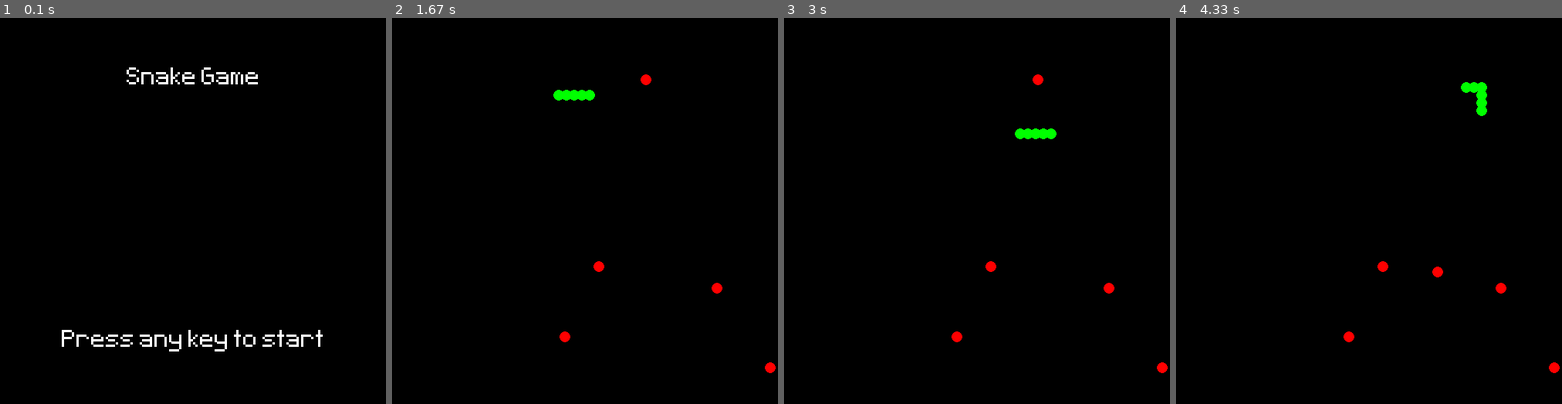
Above: before the commit, frames 1-4 (left to right).
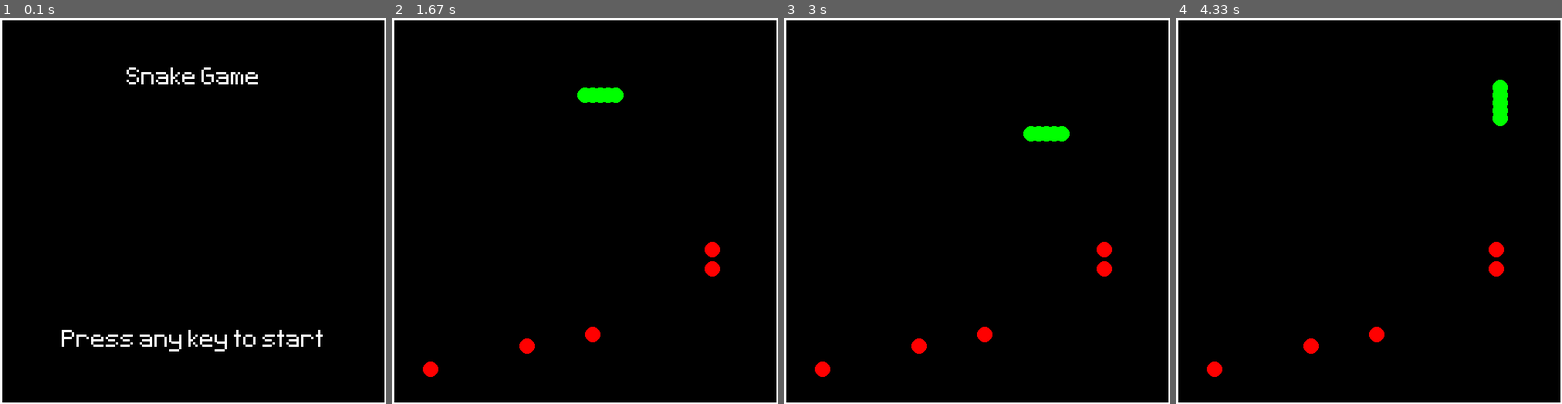
Above: after the commit, the same moments.

Repository: Cubos27/Snake-Pygame
Game: pygame game, started from snake.py
Two runs of this game, one before a commit and one after it. Both use one fixed random seed, a clock stepped at 60 frames per second and the inputs below.
Inputs:
- Up to frame 1 (0.1 s): no input
- Up to frame 2 (1.67 s): hold Right 0.33-0.8 s; hold Up 0.83-1.13 s; hold Right 1.17-1.63 s
- Up to frame 3 (3 s): hold Down 2.23-2.53 s; hold Left 2.57-2.97 s
- Up to frame 4 (4.33 s): hold Up 3-3.37 s; hold Right 3.4-4.03 s; hold Down from 4.07 s (still down)

The runs differ from the first frame. In frame 1, 2.0% of the frame differs, in the area x 0-100%, y 0-100%; in frame 2, 3.4%; in frame 3, 3.2%; in frame 4, 3.6%.

Commit message:
bugs fixed

Diff:
--- a/snake.py
+++ b/snake.py
@@ -2,7 +2,7 @@
 import pygame
 
 
-class Snake():
+class Snake:
     def __init__(self):
         super().__init__()
         self.snake_body = [
@@ -12,18 +12,22 @@
             [130, 150],
             [140, 150],
         ]
-        self.speedX = 7
+        self.speedX = 10
         self.speedY = 0
         self.direction = "right"
 
     def draw_snake(self):
         for point in self.snake_body:
-            pygame.draw.circle(screen, "green", (point), 7)
+            pygame.draw.circle(screen, "green", (point), 10)
 
     def snake_movement(self):
         self.snake_body.pop(0)
-        self.snake_body.append([self.snake_body[len(self.snake_body)-1][0] + self.speedX,
-                               self.snake_body[len(self.snake_body)-1][1] + self.speedY])
+        self.snake_body.append(
+            [
+                self.snake_body[len(self.snake_body) - 1][0] + self.speedX,
+                self.snake_body[len(self.snake_body) - 1][1] + self.speedY,
+            ]
+        )
 
     def move_down(self):
         self.speedX = 0
@@ -46,37 +50,49 @@
         self.direction = "left"
 
     def snake_collided(self):
-        if (self.snake_body[len(self.snake_body)-1][0] <= 5 or
-                self.snake_body[len(self.snake_body)-1][0] >= 495 or
-                self.snake_body[len(self.snake_body)-1][1] <= 5 or
-                self.snake_body[len(self.snake_body)-1][1] >= 495):
+        if (
+            self.snake_body[len(self.snake_body) - 1][0] <= 5
+            or self.snake_body[len(self.snake_body) - 1][0] >= 495
+            or self.snake_body[len(self.snake_body) - 1][1] <= 5
+            or self.snake_body[len(self.snake_body) - 1][1] >= 495
+        ):
             return True
-        for i in range(1, len(self.snake_body)-2):
-            if (self.snake_body[len(self.snake_body)-1][0] == self.snake_body[i][0] and
-                    self.snake_body[len(self.snake_body)-1][1] == self.snake_body[i][1]):
+        for i in range(1, len(self.snake_body) - 2):
+            if (
+                self.snake_body[len(self.snake_body) - 1][0] == self.snake_body[i][0]
+                and self.snake_body[len(self.snake_body) - 1][1]
+                == self.snake_body[i][1]
+            ):
                 return True
 
     def updateSnake(self):
+        self.snake_movement()
         self.draw_snake()
-        self.snake_movement()
 
 
-class Fruit():
+class Fruit:
     def __init__(self):
         super().__init__()
-        self.posx = random.randint(0, 495)
-        self.posy = random.randint(0, 495)
+        self.posx = random.randint(1, 99) * 5
+        self.posy = random.randint(1, 99) * 5
+        print("Fruit position:", self.posx, self.posy)
 
     def draw_fruit(self):
-        pygame.draw.circle(screen, "Red", (self.posx, self.posy), 7)
+        pygame.draw.circle(screen, "Red", (self.posx, self.posy), 10)
 
     def collision_snake_fruit(self):
-        if (snake.snake_body[len(snake.snake_body)-1][0] <= self.posx+10 and
-                snake.snake_body[len(snake.snake_body)-1][0] >= self.posx-10 and
-                snake.snake_body[len(snake.snake_body)-1][1] <= self.posy+10 and
-                snake.snake_body[len(snake.snake_body)-1][1] >= self.posy-10):
-            snake.snake_body.append([snake.snake_body[len(snake.snake_body)-1][0],
-                                    snake.snake_body[len(snake.snake_body)-1][1]])
+        if (
+            snake.snake_body[len(snake.snake_body) - 1][0] <= self.posx + 10
+            and snake.snake_body[len(snake.snake_body) - 1][0] >= self.posx - 10
+            and snake.snake_body[len(snake.snake_body) - 1][1] <= self.posy + 10
+            and snake.snake_body[len(snake.snake_body) - 1][1] >= self.posy - 10
+        ):
+            snake.snake_body.append(
+                [
+                    snake.snake_body[len(snake.snake_body) - 1][0],
+                    snake.snake_body[len(snake.snake_body) - 1][1],
+                ]
+            )
             return True
 
 
@@ -85,11 +101,11 @@
 screen = pygame.display.set_mode((500, 500))
 clock = pygame.time.Clock()
 
-pixel_font = pygame.font.Font('fonts/Pixeltype.ttf', 50)
-title_surf = pixel_font.render('Snake Game', False, "White")
+pixel_font = pygame.font.Font("fonts/Pixeltype.ttf", 50)
+title_surf = pixel_font.render("Snake Game", False, "White")
 title_rect = title_surf.get_rect(center=(250, 80))
 
-instruction_surf = pixel_font.render('Press any key to start', False, "White")
+instruction_surf = pixel_font.render("Press any key to start", False, "White")
 instruction_rect = instruction_surf.get_rect(center=(250, 420))
 
 game_active = False
@@ -112,7 +128,9 @@
                     snake.move_up()
                 if event.key == pygame.K_RIGHT and snake.direction != "left":
                     snake.move_right()
-                if event.key == pygame.K_LEFT and snake.direction != "right":  # me la pelas
+                if (
+                    event.key == pygame.K_LEFT and snake.direction != "right"
+                ):  # me la pelas
                     snake.move_left()
         else:
             if event.type == pygame.KEYDOWN:
@@ -145,6 +163,10 @@
         screen.fill("black")
         screen.blit(instruction_surf, instruction_rect)
         screen.blit(title_surf, title_rect)
+    pygame.draw.line(screen, "White", (0, 0), (0, 500), 5)
+    pygame.draw.line(screen, "white", (0, 0), (500, 0), 5)
+    pygame.draw.line(screen, "white", (500, 0), (500, 500), 5)
+    pygame.draw.line(screen, "white", (0, 500), (500, 500), 5)
 
     pygame.display.flip()
     clock.tick(15)
